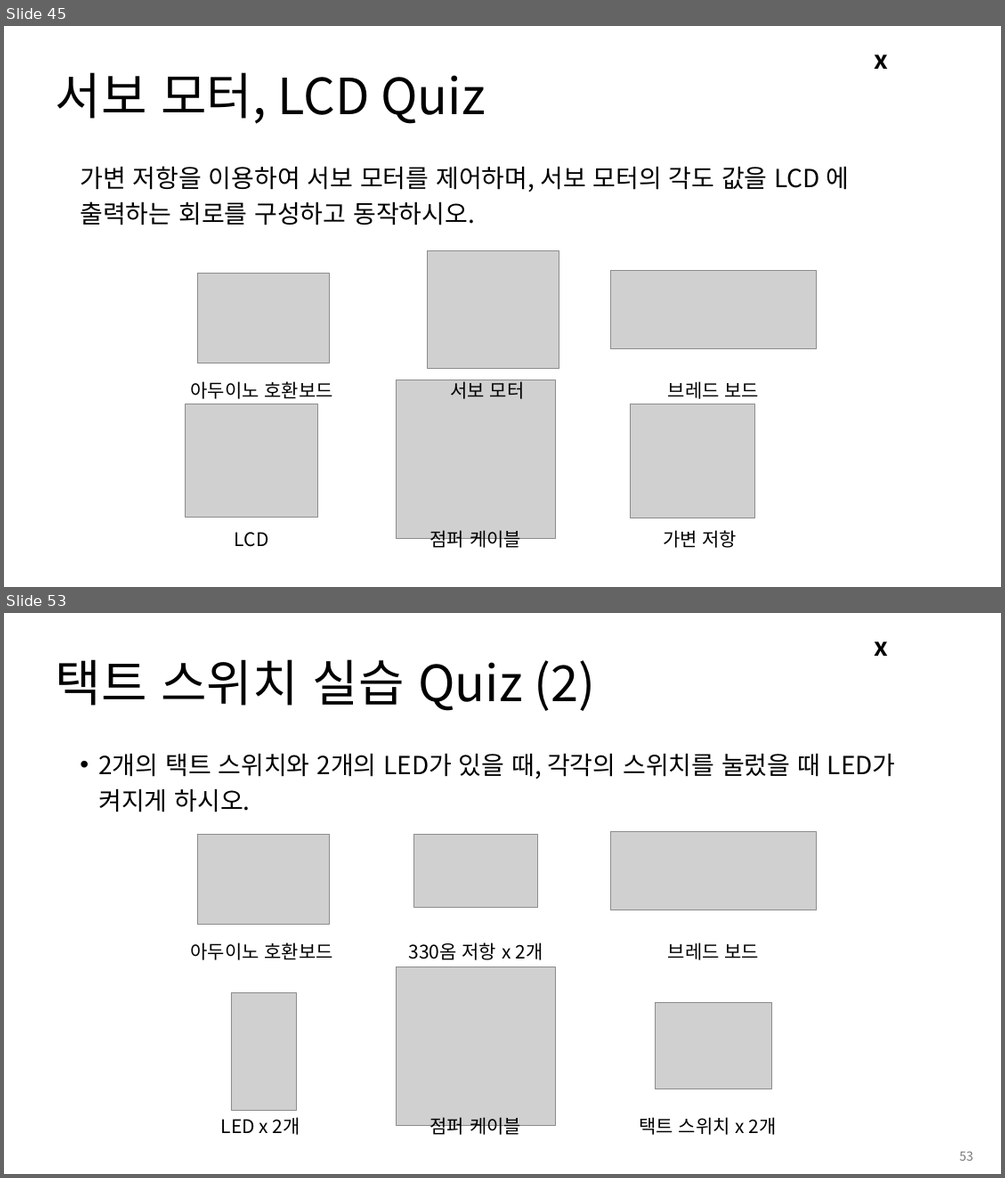
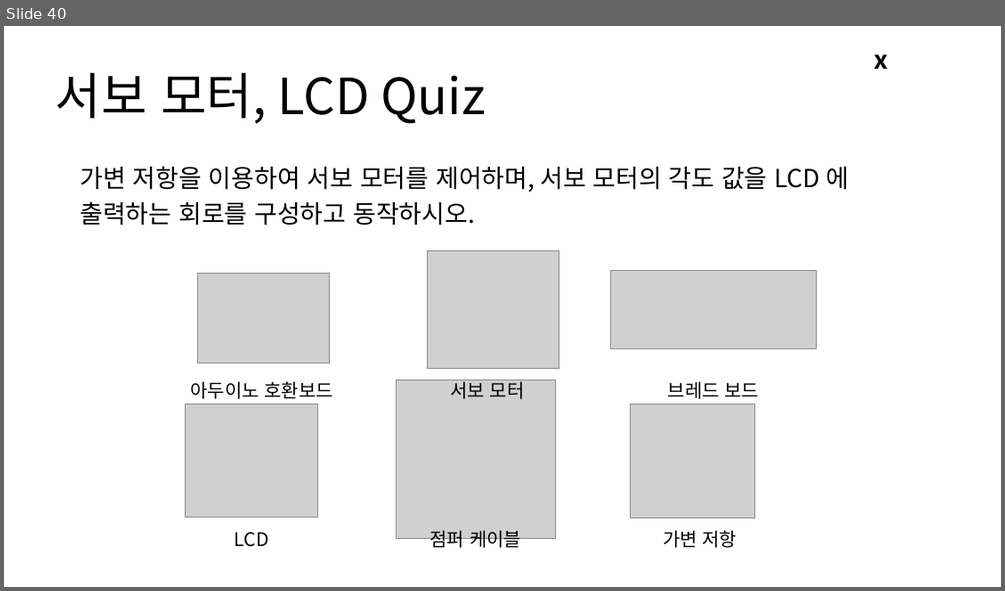
Before and after one commit to Leader-Lesson/KDT_RE_3rd, a slide deck: material/Arduino/03_아두이노 활용하기 2.pptx. Shown one above the other, each under a label of ours: slides 45 and 53 before the commit, slide 40 after it; the slides between them are not shown. The pictures are 1005x1178 and 1005x591 pixels, drawn with LibreOffice and Linux fonts; fonts in the diff are those of the drawing; grey boxes stand for pictures; background and template pictures are left out. Boxes give left, top, right and bottom in pixels: in the first picture for what was removed or moved away, otherwise in the second. Text is boxed around its words. In the diff, an @@ line names an element or a change of style, - is before the commit and + after.

```diff
--- a/material/Arduino/03_아두이노 활용하기 2.pptx
+++ b/material/Arduino/03_아두이노 활용하기 2.pptx
@@ slide 53 removed at box(4, 613, 1001, 1174), background #FFFFFF; not listed: 1 template element that a slide beside it also shows @@
@@ title removed at box(56, 659, 595, 711) @@
-택트 스위치 실습 Quiz (2)
@@ text removed at box(98, 753, 896, 812) @@
-• 2개의 택트 스위치와 2개의 LED가 있을 때, 각각의 스위치를 눌렀을 때 LED가 켜지게 하시오.
@@ picture removed at box(197, 835, 329, 925) @@
@@ picture removed at box(413, 835, 538, 908) @@
@@ picture removed at box(610, 831, 817, 910) @@
@@ text removed at box(190, 942, 333, 960) @@
-아두이노 호환보드
@@ text removed at box(409, 942, 542, 960) @@
-330옴 저항 x 2개
@@ text removed at box(668, 942, 760, 960) @@
-브레드 보드
@@ picture removed at box(396, 966, 555, 1126) @@
@@ picture removed at box(231, 993, 297, 1111) @@
@@ picture removed at box(655, 1002, 772, 1089) @@
@@ text removed at box(221, 1117, 300, 1135) @@
-LED x 2개
@@ text removed at box(430, 1117, 521, 1137) @@
-점퍼 케이블
@@ text removed at box(639, 1117, 777, 1135) @@
-택트 스위치 x 2개
@@ page number removed at box(959, 1151, 973, 1160) @@
-53
@@ what was slide 45 is now slide 40 @@
```
Also in this commit, not shown: 6 slides changed, 16 slides added, 10 other slides removed, 5 other files.
